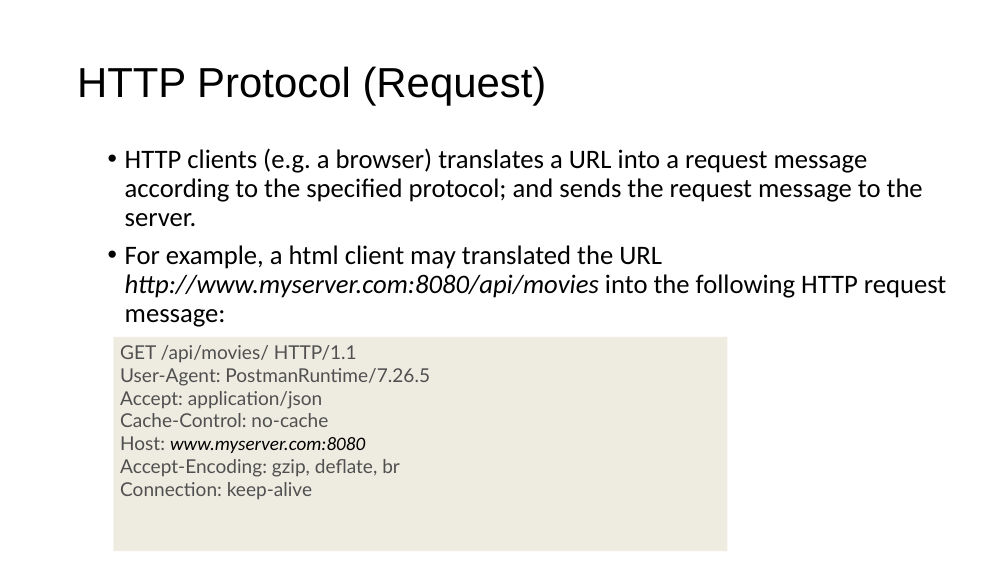
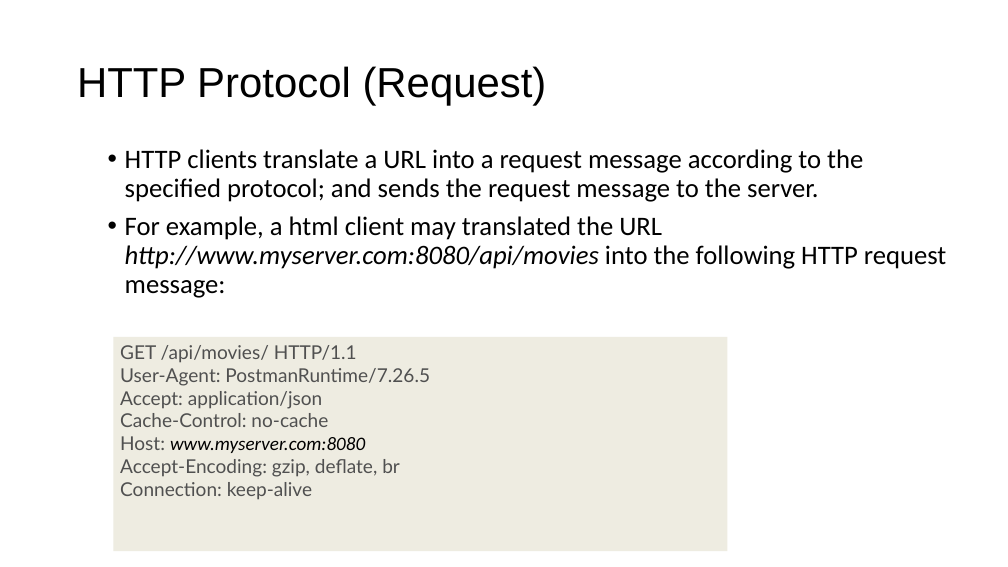
Before and after one commit to diarmuidoconnor/wad2, a slide deck: slide 39 of topic07/talk-1/node-2019.pptx. Drawn at 1008x567 pixels with LibreOffice and Linux fonts; fonts in the diff are those of the drawing. Boxes give left, top, right and bottom in pixels: in the first picture for what was removed or moved away, otherwise in the second. Text is boxed around its words. In the diff, an @@ line names an element or a change of style, - is before the commit and + after.

```diff
--- a/topic07/talk-1/node-2019.pptx
+++ b/topic07/talk-1/node-2019.pptx
@@ text at bbox=[125, 149, 863, 202]: text changed @@
-• HTTP clients (e.g. a browser) translates a URL into a request message according to the specified protocol; and sends the request message to the server.
+• HTTP clients translate a URL into a request message according to the specified protocol; and sends the request message to the server.
```
Also in this commit, not shown: 5 other slides changed, 12 other files.
